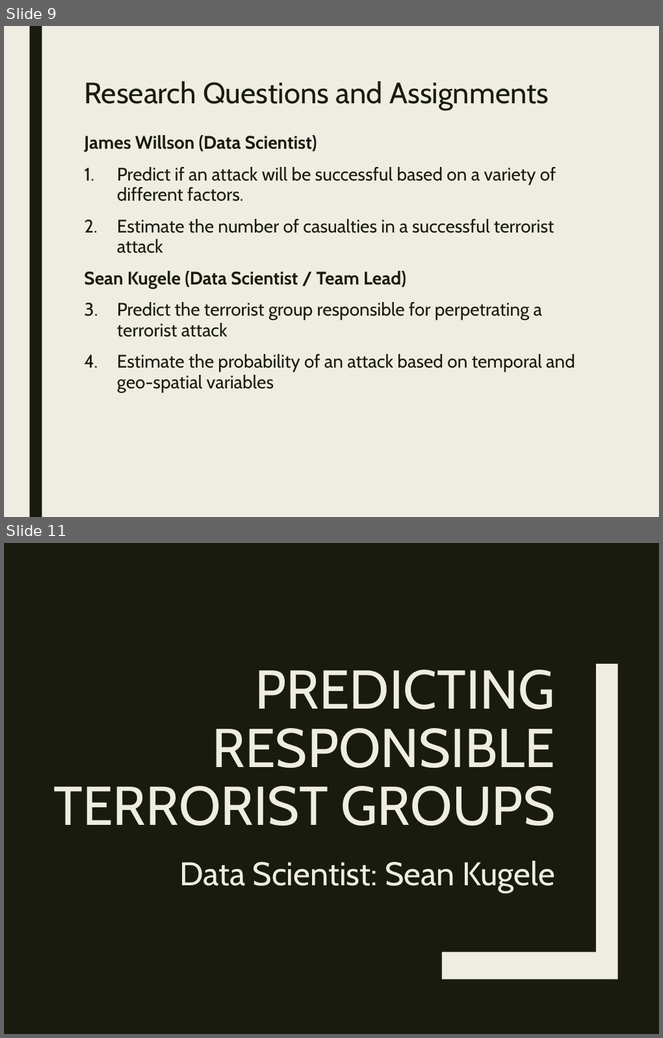
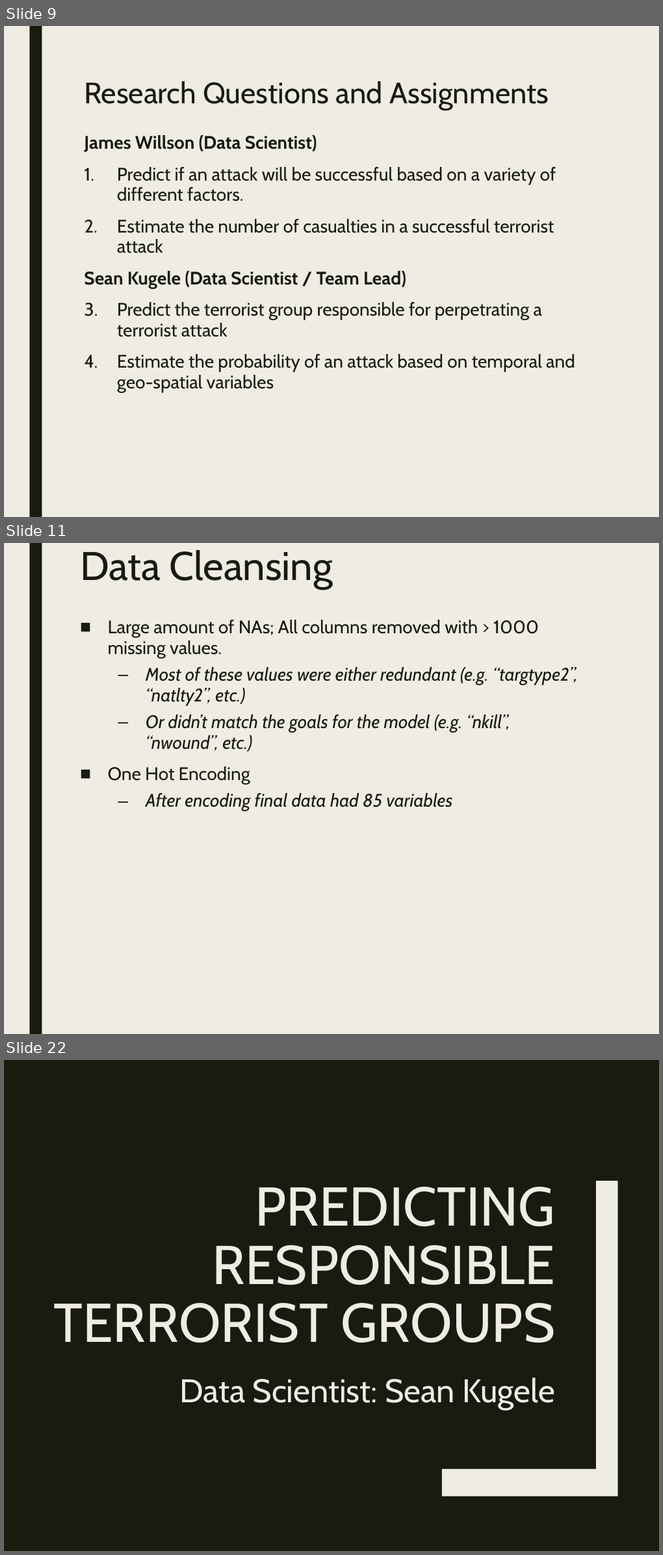
Before and after one commit to stats-learning-fall2019/final-project, a slide deck: presentation/gtdb-final-presentation.pptx. Shown one above the other, each under a label of ours: slides 9 and 11 before the commit, slides 9, 11 and 22 after it; the slides between them are not shown. The pictures are 663x1038 and 663x1555 pixels, drawn with LibreOffice and Linux fonts; fonts in the diff are those of the drawing. Boxes give left, top, right and bottom in pixels: in the first picture for what was removed or moved away, otherwise in the second. Text is boxed around its words. In the diff, an @@ line names an element or a change of style, - is before the commit and + after.

```diff
--- a/presentation/gtdb-final-presentation.pptx
+++ b/presentation/gtdb-final-presentation.pptx
@@ slide 11 added at box(4, 543, 659, 1034), background #EFEDE3; not listed: 1 template element that a slide beside it also shows @@
@@ title added at box(80, 550, 333, 589), 44 pt, text #191B0E @@
+Data Cleansing
@@ text added at box(108, 620, 578, 811), 20 pt, text #191B0E, italic @@
+■ Large amount of NAs; All columns removed with > 1000 missing values.
+  – Most of these values were either redundant (e.g. “targtype2”, “natlty2”, etc.)
+  – Or didn’t match the goals for the model (e.g. “nkill”, “nwound”, etc.)
+■ One Hot Encoding
+  – After encoding final data had 85 variables
@@ what was slide 11 is now slide 22 @@
```
Also in this commit, not shown: 11 other slides added, 1 slide removed, 16 other files.
